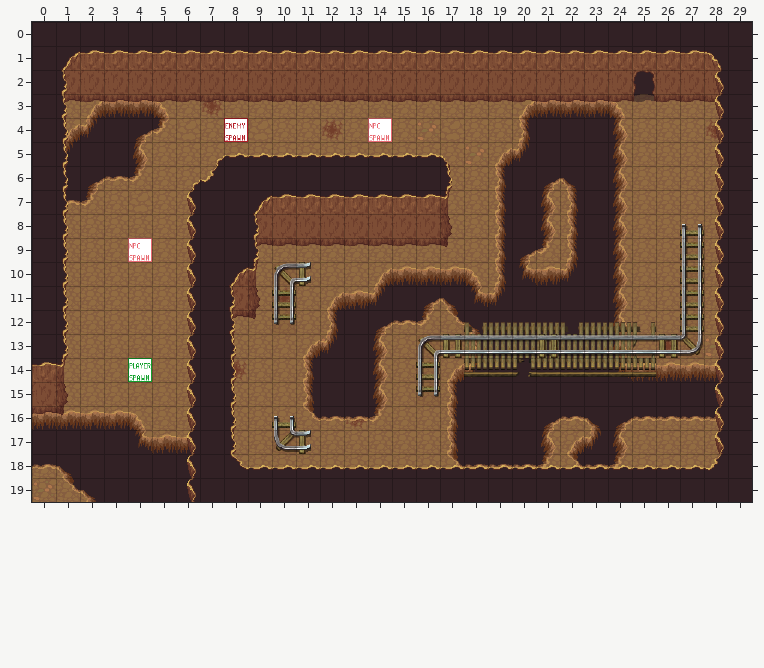
Tiled map: TFG_GAME/assets/world/maps/spawn_map_b.tmx. Above, as it was before the edit.
Cells are 32x32 px. Shown: x 0..29, y 0..19.
The result:
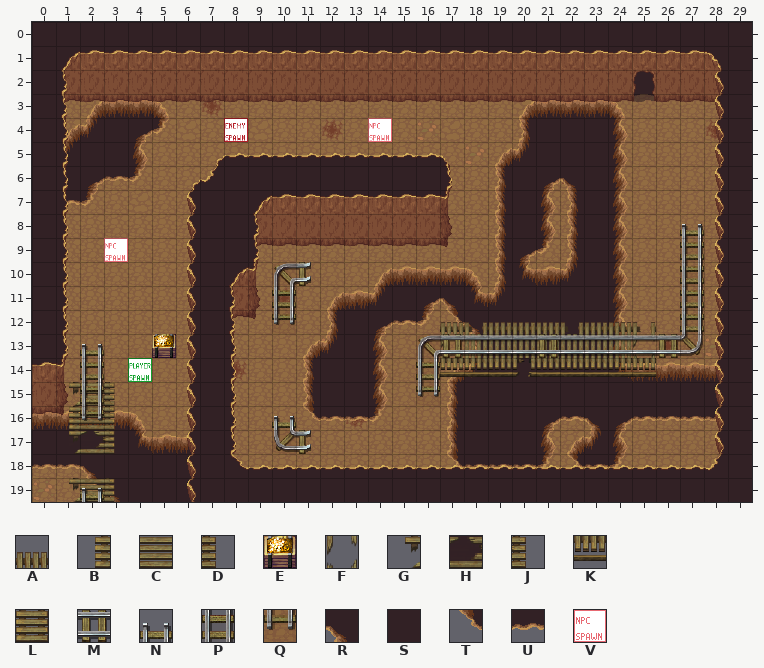
Key: from "Refmap-TileE": A 99, B 101, C 102, D 103, E 105, F 108, G 109, H 110, J 111, K 115, L 118, M 126, N 135, P 143, Q 151; from "pngkit_tile-png_2654326": R 20, S 127, T 162, U 163; from "spawn_tiles": V 4.
_ is an empty cell.
Objects are placed by their top-left corner, in cells (3,4 is the top-left corner of cell 3,4); size is 1x1 cell unless given.
See-through tiles are keyed as they look on the map.
What changed:
{"where": "layer \"ground_2\""}
{"y":18,"x":1,"old":"RS","new":"UR"}
{"y":19,"x":1,"old":"TRS","new":"_TR"}
{"where": "layer \"ground_deco_2\""}
{"y":12,"x":17,"old":"_","new":"A"}
{"y":13,"x":17,"old":"M","new":"F"}
{"y":14,"x":17,"old":"_","new":"K"}
{"y":15,"x":1,"old":"___","new":"GLD"}
{"y":16,"x":1,"old":"___","new":"BCD"}
{"y":17,"x":1,"old":"___","new":"GHJ"}
{"y":19,"x":1,"old":"___","new":"GCD"}
{"where": "layer \"ground_deco_3\""}
{"y":13,"x":2,"old":"_","new":"N"}
{"y":13,"x":17,"old":"_","new":"M"}
{"y":14,"x":2,"old":"_","new":"P"}
{"y":15,"x":2,"old":"_","new":"P"}
{"y":16,"x":2,"old":"_","new":"Q"}
{"y":19,"x":2,"old":"_","new":"N"}
{"where": "layer \"objects\""}
{"was": "V at 4,9", "now": "V at 3,9"}
{"now": "E at 5,13"}
{"label":"changed","picture_box":[104,238,152,262]}
{"label":"changed","picture_box":[440,322,464,377]}
{"label":"changed","picture_box":[56,344,120,502]}
{"label":"added","picture_box":[152,334,176,358]}
